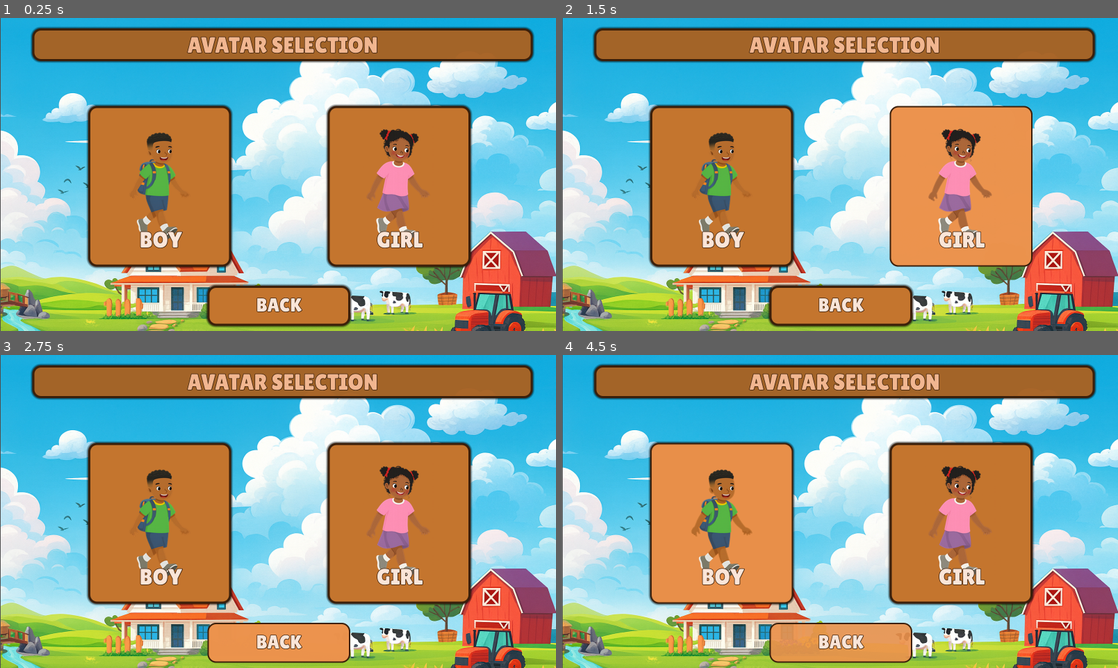
Above: before the commit, frames 1-4 (two rows, left to right).
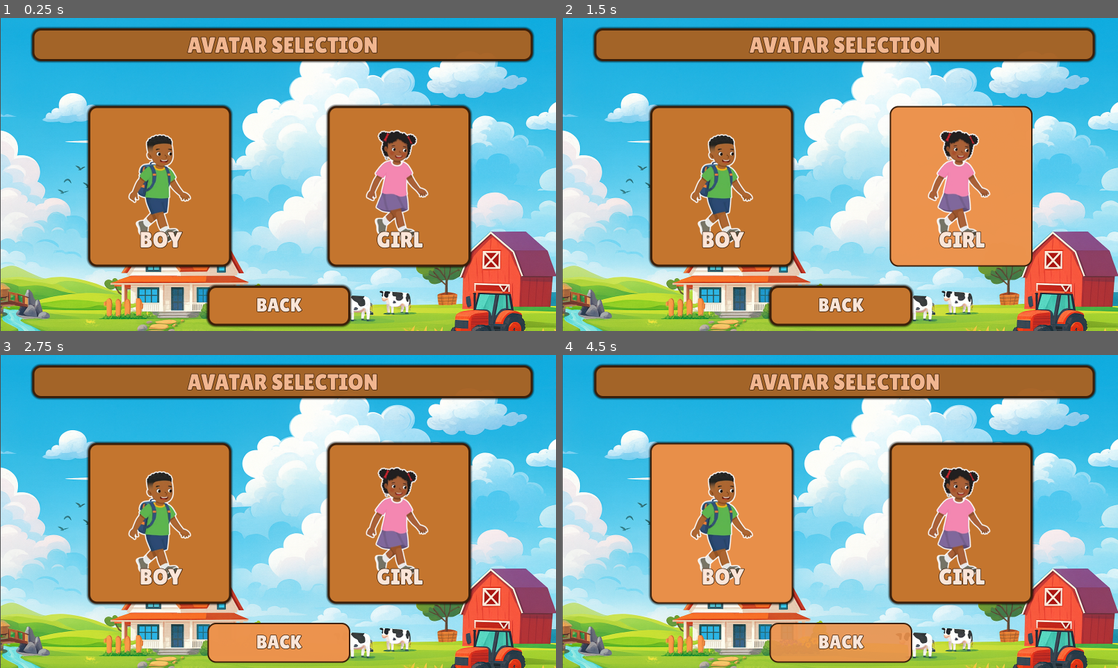
Above: after the commit, the same moments.

Repository: HumaidEbrahim/Arcademia
Game: Godot game, scene res://ui/menu/Selection/avatar_selection.tscn
Same seed, same stepped clock (60 frames per second), same inputs: the game is played once before the commit and once after it. This scene is started directly instead of the project's main scene.
Inputs:
- Up to frame 1 (0.25 s): no input
- Up to frame 2 (1.5 s): click "BOY" at 0.5 s; click "GIRL" at 1.25 s
- Up to frame 3 (2.75 s): click "BACK" at 2 s
- Up to frame 4 (4.5 s): hold Up (ui_up) 2.78-3.53 s; tap A (btn_1) at 2.85 s; tap Enter (ui_accept) at 3.5, 3.77 s; hold Down (ui_down) 3.53-4.28 s; tap S (btn_2) at 3.6 s; hold Up (ui_up) from 4.28 s (still down); tap D (btn_3) at 4.35 s

The runs differ from the first frame. In frame 1, 1.9% of the frame differs, in the area x 23-78%, y 35-72%; in frame 2, 1.9%; in frame 3, 1.9%; in frame 4, 1.9%.

Commit message:
Fixed Avatars

Diff:
--- a/ui/menu/ProfileManagement/insert.tscn
+++ b/ui/menu/ProfileManagement/insert.tscn
@@ -638,7 +638,7 @@
 theme_override_styles/normal = SubResource("StyleBoxFlat_r0lhd")
 icon = ExtResource("4_aj1me")
 
-[node name="Card2" type="Panel" parent="."]
+[node name="CardAvatar" type="Panel" parent="."]
 custom_minimum_size = Vector2(50, 50)
 layout_mode = 1
 anchors_preset = 8
@@ -655,7 +655,7 @@
 size_flags_vertical = 0
 theme_override_styles/panel = SubResource("StyleBoxFlat_5yd53")
 
-[node name="Label" type="Label" parent="Card2"]
+[node name="Label" type="Label" parent="CardAvatar"]
 layout_mode = 1
 anchors_preset = 5
 anchor_left = 0.5
--- a/ui/menu/Selection/avatar_selection.tscn
+++ b/ui/menu/Selection/avatar_selection.tscn
@@ -1,9 +1,9 @@
 [gd_scene load_steps=9 format=3 uid="uid://de8drvg88465v"]
 
 [ext_resource type="Texture2D" uid="uid://ut3abc034wuw" path="res://assets/IngeUI/Background2.0.png" id="1_uy30r"]
-[ext_resource type="Texture2D" uid="uid://dk2bst4lphrqk" path="res://assets/IngeUI/BOY.png" id="2_uy30r"]
+[ext_resource type="Texture2D" uid="uid://biql40u43hq3p" path="res://assets/IngeUI/stickerboy.png" id="2_uy30r"]
 [ext_resource type="FontFile" uid="uid://dxnpu45uo35il" path="res://assets/IngeUI/LilitaOne-Regular.ttf" id="3_s6cyo"]
-[ext_resource type="Texture2D" uid="uid://bu1rxr18ci43u" path="res://assets/IngeUI/Girl.png" id="4_f8hwg"]
+[ext_resource type="Texture2D" uid="uid://bdo41wcbjqd0n" path="res://assets/IngeUI/stickergirl.png" id="4_f8hwg"]
 
 [sub_resource type="StyleBoxFlat" id="StyleBoxFlat_uan72"]
 bg_color = Color(0.92549, 0.572549, 0.298039, 0.905882)
Binary file added: assets/IngeUI/stickerboy.png
Not shown, added: assets/IngeUI/stickerboy.png.import
Binary file added: assets/IngeUI/stickergirl.png
Not shown, added: assets/IngeUI/stickergirl.png.import
